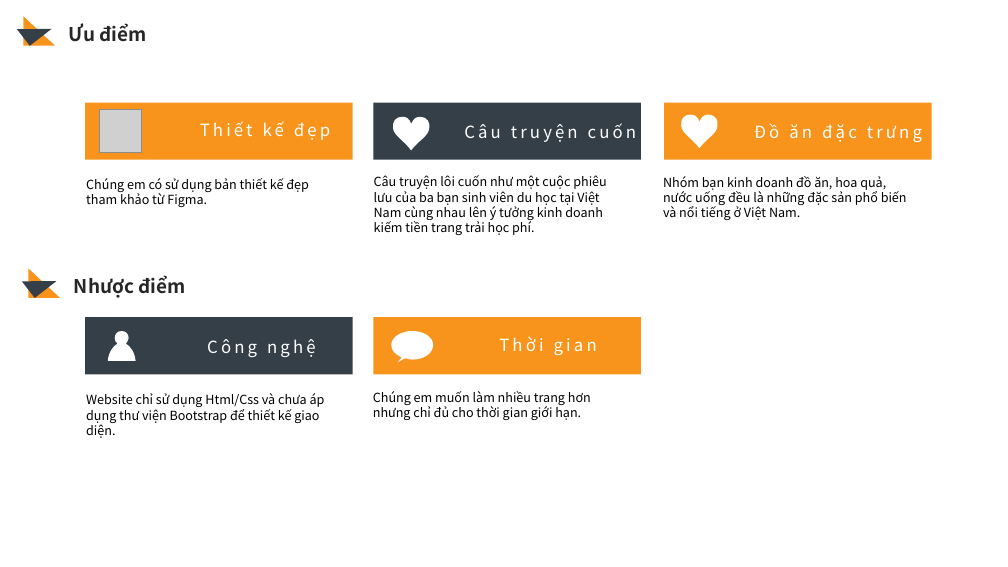
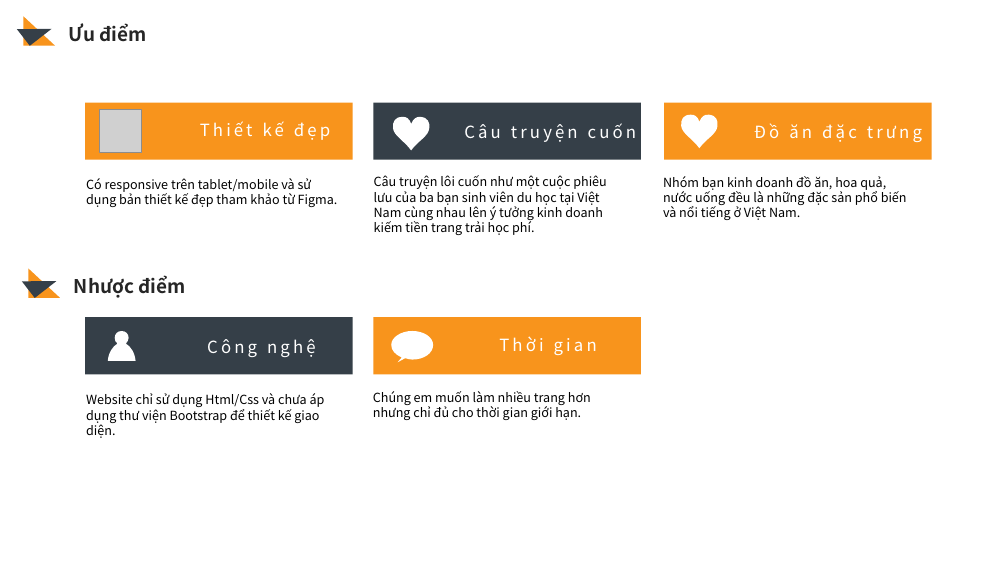
Before and after one commit to phucbinh1609/FoodEats, a slide deck: slide 6 of Slide.pptx. Drawn at 1008x567 pixels with LibreOffice and Linux fonts; fonts in the diff are those of the drawing; grey boxes stand for pictures. Boxes give left, top, right and bottom in pixels: in the first picture for what was removed or moved away, otherwise in the second. Text is boxed around its words. In the diff, an @@ line names an element or a change of style, - is before the commit and + after.

```diff
--- a/Slide.pptx
+++ b/Slide.pptx
@@ text at (86,178,338,207): text changed @@
-Chúng em có sử dụng bản thiết kế đẹp tham khảo từ Figma.
+Có responsive trên tablet/mobile và sử dụng bản thiết kế đẹp tham khảo từ Figma.
```
Also in this commit, not shown: 1 other slide changed.
